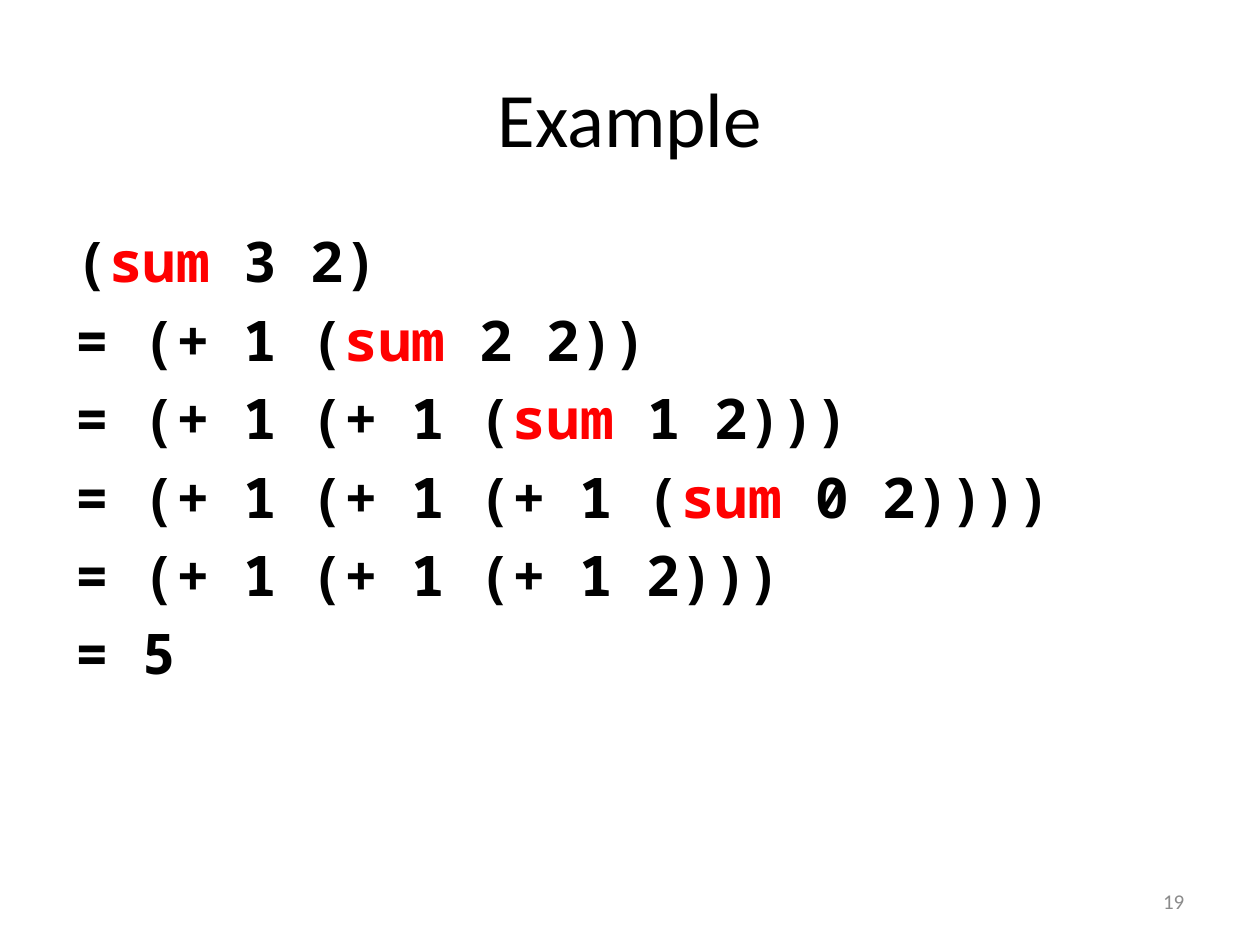
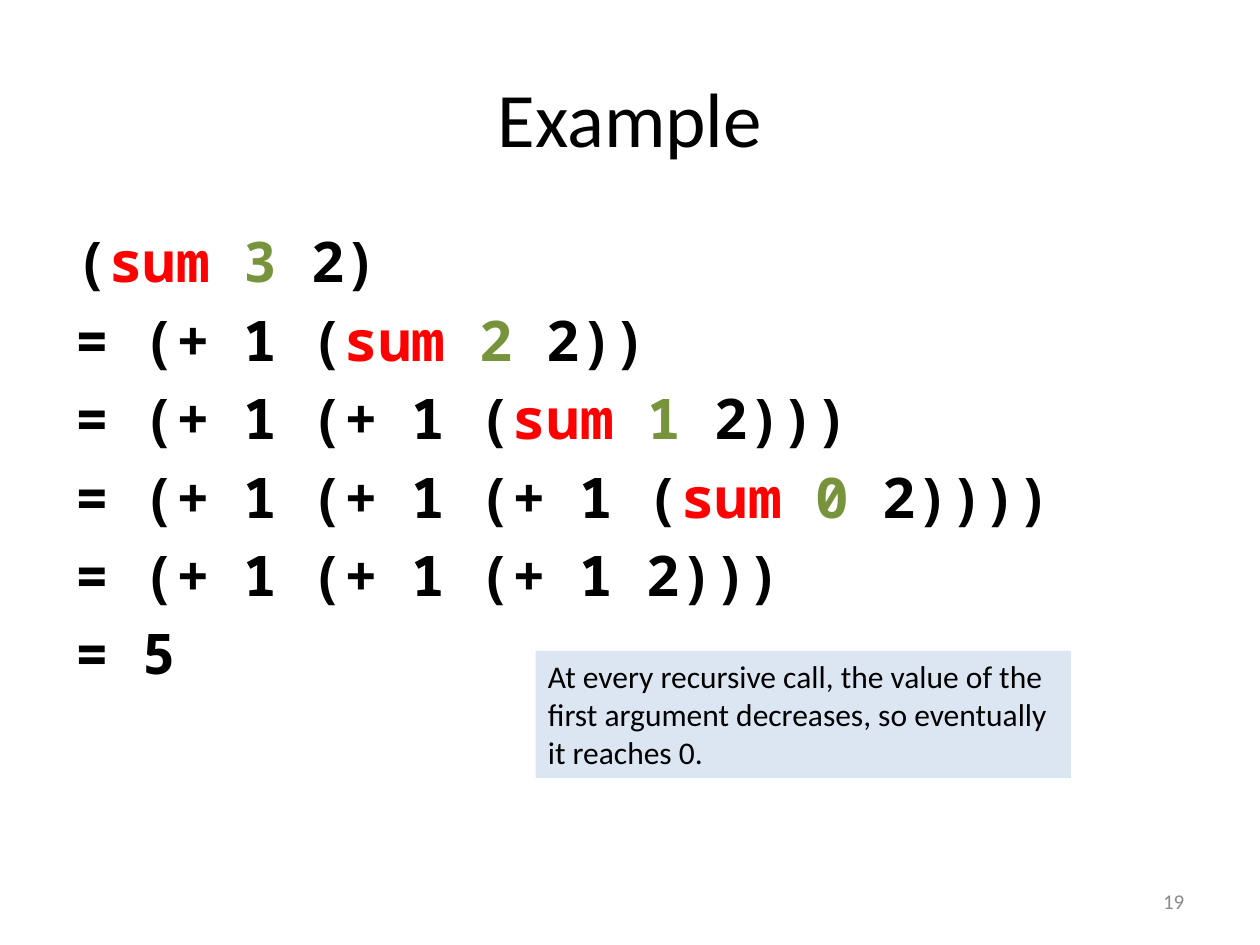
Before and after one commit to mwand/cs5010f17, a slide deck: slide 19 of Slides/Lesson 5.6 More About Recursive Data Types.pptx. Drawn at 1260x945 pixels with LibreOffice and Linux fonts; fonts in the diff are those of the drawing. Boxes give left, top, right and bottom in pixels: in the first picture for what was removed or moved away, otherwise in the second. Text is boxed around its words. In the diff, an @@ line names an element or a change of style, - is before the commit and + after.

```diff
--- a/Slides/Lesson 5.6 More About Recursive Data Types.pptx
+++ b/Slides/Lesson 5.6 More About Recursive Data Types.pptx
@@ text at (x1=76, y1=241, x2=1051, y2=528): text colour #000000 to #77933C in "3", "2", "1", "0" @@
@@ rectangle added at (x1=536, y1=651, x2=1071, y2=779), fill #DCE6F2, 18 pt, text #000000 @@
+At every recursive call, the value of the first argument decreases, so eventually it reaches 0.
```
Also in this commit, not shown: 4 other slides changed, 3 slides added, 18 slides removed.
